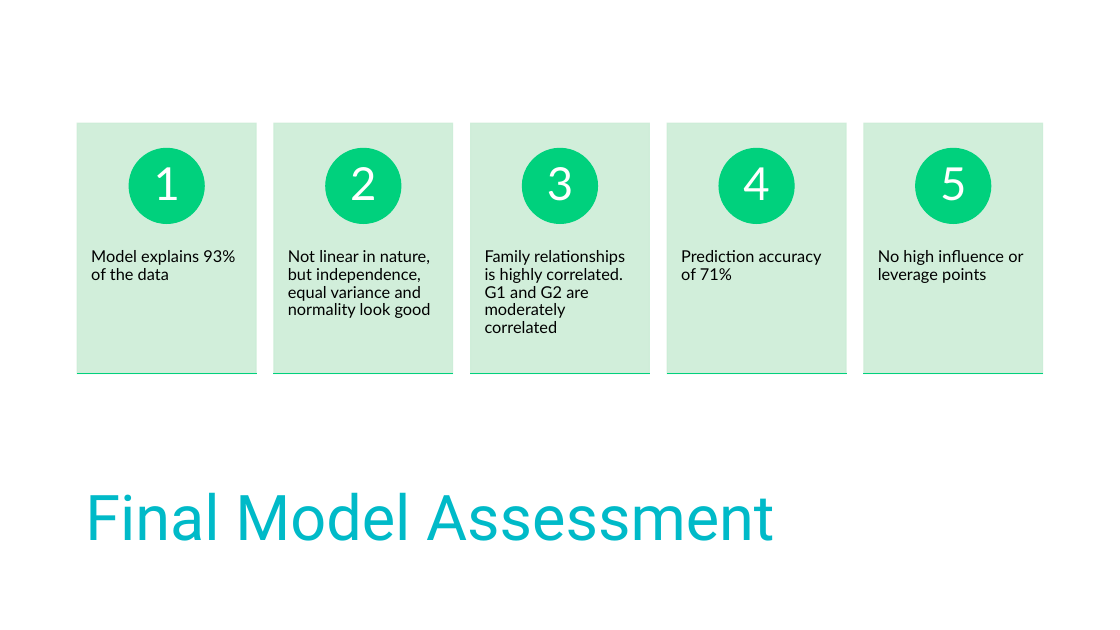
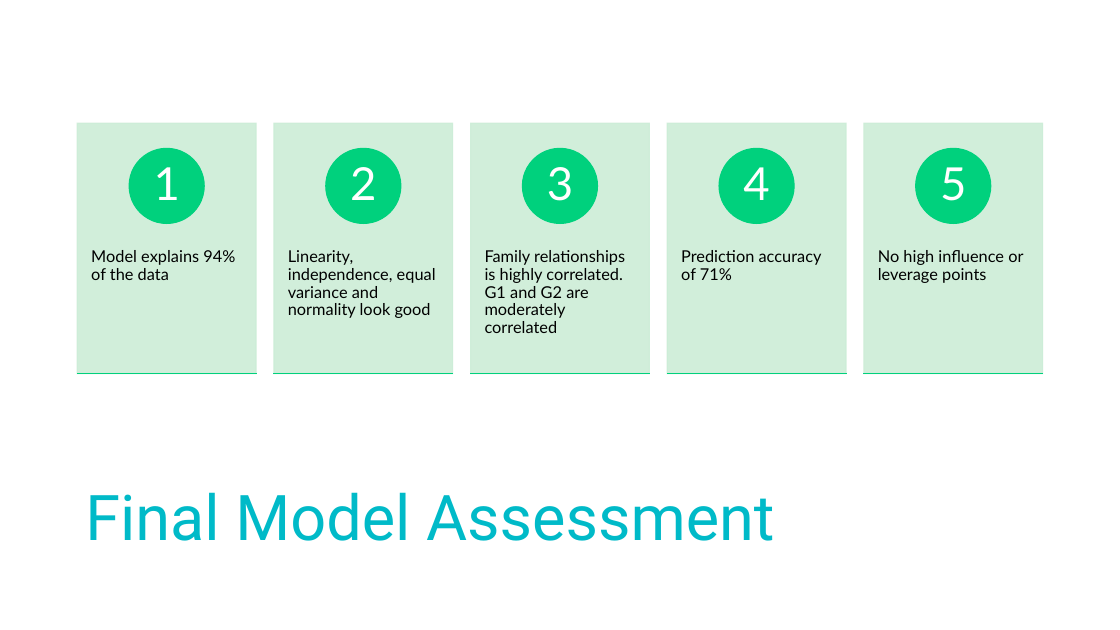
Before and after one commit to missvicki/student-alcohol-consumption, a slide deck: slide 17 of Vicki_Nomwesigwa_Presentation.pptx. Drawn at 1120x630 pixels with LibreOffice and Linux fonts; fonts in the diff are those of the drawing. Boxes give left, top, right and bottom in pixels: in the first picture for what was removed or moved away, otherwise in the second. Text is boxed around its words. In the diff, an @@ line names an element or a change of style, - is before the commit and + after.

Commit message:
update

```diff
--- a/Vicki_Nomwesigwa_Presentation.pptx
+++ b/Vicki_Nomwesigwa_Presentation.pptx
@@ text at box(91, 250, 235, 280): text changed @@
-Model explains 93% of the data
+Model explains 94% of the data
@@ text at box(288, 250, 436, 318): text changed @@
-Not linear in nature, but independence, equal variance and normality look good
+Linearity, independence, equal variance and normality look good
```
